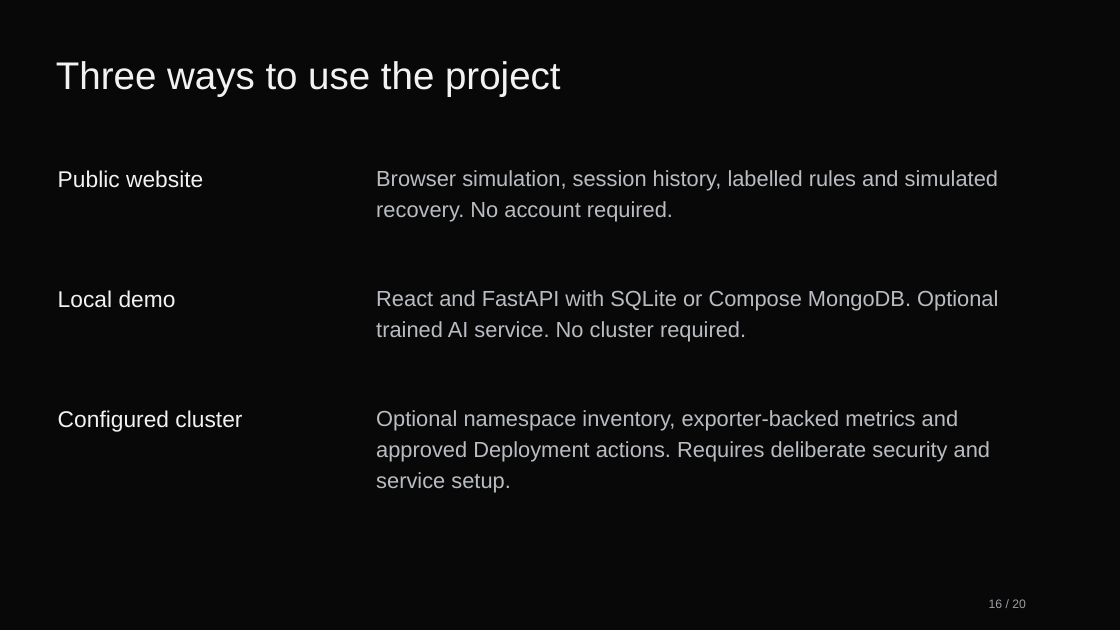
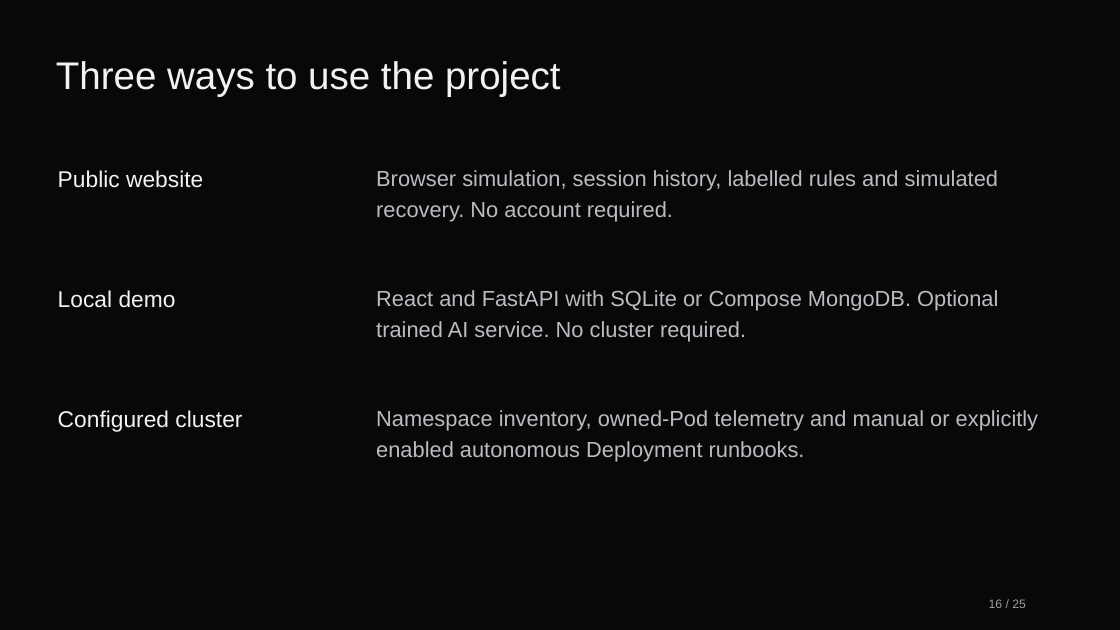
Before and after one commit to manikantbindass/AutoHealOps-Self-Healing-Kubernetes-Cluster-with-AI-Fault-Detection, a slide deck: slide 16 of docs/overview/AutoHealOps-Project-Explained.pptx. Drawn at 1120x630 pixels with LibreOffice and Linux fonts; fonts in the diff are those of the drawing. Boxes give left, top, right and bottom in pixels: in the first picture for what was removed or moved away, otherwise in the second. Text is boxed around its words. In the diff, an @@ line names an element or a change of style, - is before the commit and + after.

Commit message:
docs: explain autonomous recovery in guides

```diff
--- a/docs/overview/AutoHealOps-Project-Explained.pptx
+++ b/docs/overview/AutoHealOps-Project-Explained.pptx
@@ text at (x1=376, y1=410, x2=1038, y2=462): text changed @@
-Optional namespace inventory, exporter-backed metrics and approved Deployment actions. Requires deliberate security and service setup.
+Namespace inventory, owned-Pod telemetry and manual or explicitly enabled autonomous Deployment runbooks.
@@ text at (x1=989, y1=599, x2=1026, y2=608): text changed @@
-16 / 20
+16 / 25
```
Also in this commit, not shown: 18 other slides changed, 5 slides added, 5 other files.
